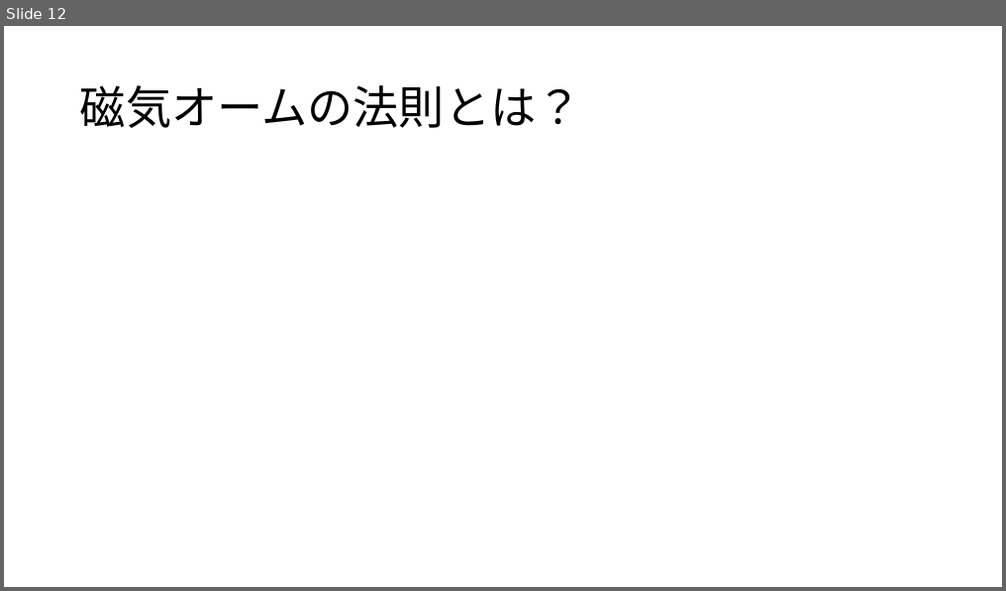
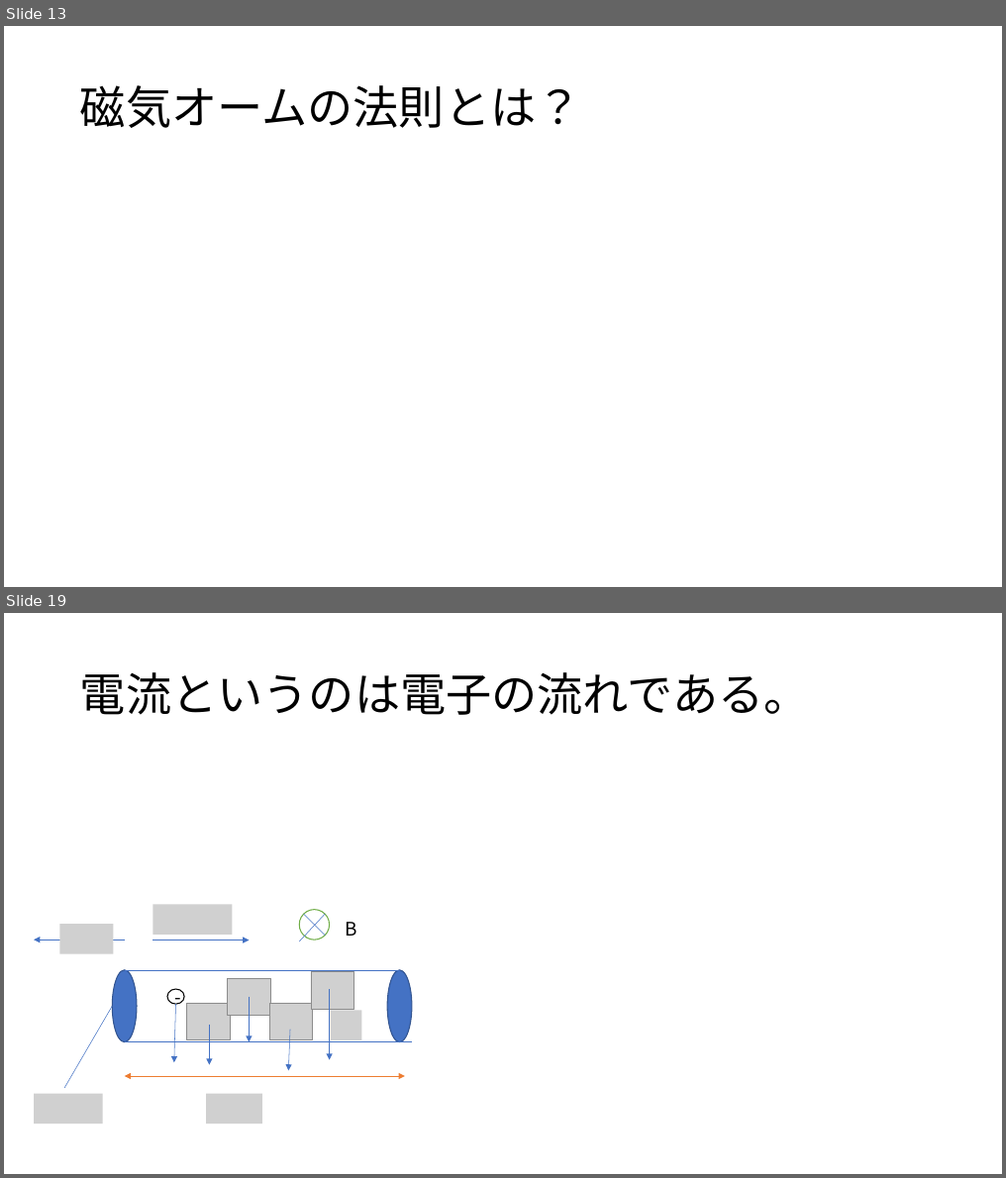
Before and after one commit to irucairuca/denkinonigemichi, a slide deck: irucadenkidaigaku/slide/jiki.pptm. Shown one above the other, each under a label of ours: slide 12 before the commit, slides 13 and 19 after it; the slides between them are not shown. The pictures are 1006x591 and 1006x1178 pixels, drawn with LibreOffice and Linux fonts; fonts in the diff are those of the drawing; grey boxes stand for pictures. Boxes give left, top, right and bottom in pixels: in the first picture for what was removed or moved away, otherwise in the second. Text is boxed around its words. In the diff, an @@ line names an element or a change of style, - is before the commit and + after.

```diff
--- a/irucadenkidaigaku/slide/jiki.pptm
+++ b/irucadenkidaigaku/slide/jiki.pptm
@@ slide 19 added at (4,613,1002,1174), background #FFFFFF @@
@@ title added at (80,672,810,715), 44 pt, text #000000 @@
+電流というのは電子の流れである。
@@ picture added at (152,905,233,935) @@
@@ ellipse added at (300,909,330,940), fill #FFFFFF, outline #70AD47 1 pt @@
@@ picture added at (60,924,114,954) @@
@@ line added from (300, 942) to (325, 914), #4472C4 0.5 pt @@
@@ line added from (303, 914) to (325, 936), #4472C4 0.5 pt @@
@@ text added at (345,922,356,936), 18 pt, text #000000 @@
+B
@@ arrow added from (125, 940) to (34, 940), #4472C4 0.5 pt @@
@@ arrow added from (152, 940) to (249, 940), #4472C4 0.5 pt @@
@@ ellipse added at (113,970,138,1042), fill #4472C4, outline #325491 1 pt @@
@@ line added from (125, 970) to (399, 970), #4472C4 0.5 pt @@
@@ ellipse added at (167,989,184,1004), fill #FFFFFF, outline #000000 1 pt, 18 pt, text #000000 @@
+-
@@ picture added at (228,978,270,1016) @@
@@ arrow added from (249, 997) to (249, 1043), #4472C4 0.5 pt @@
@@ picture added at (311,972,353,1010) @@
@@ arrow added from (330, 989) to (330, 1059), #4472C4 0.5 pt @@
@@ ellipse added at (387,970,412,1042), fill #4472C4, outline #325491 1 pt @@
@@ line added from (113, 1006) to (64, 1088), #4472C4 0.5 pt @@
@@ arrow added from (176, 1004) to (174, 1062), #4472C4 0.5 pt @@
@@ picture added at (187,1003,230,1041) @@
@@ arrow added from (209, 1025) to (209, 1065), #4472C4 0.5 pt @@
@@ picture added at (269,1003,313,1041) @@
@@ picture added at (331,1011,361,1041) @@
@@ line added from (125, 1043) to (412, 1043), #4472C4 0.5 pt @@
@@ arrow added from (290, 1029) to (288, 1071), #4472C4 0.5 pt @@
@@ double arrow added from (125, 1076) to (405, 1076), #ED7D31 0.5 pt @@
@@ picture added at (34,1093,103,1124) @@
@@ picture added at (206,1093,262,1124) @@
@@ what was slide 12 is now slide 13 @@
```
Also in this commit, not shown: 2 slides changed, 25 other slides added.
